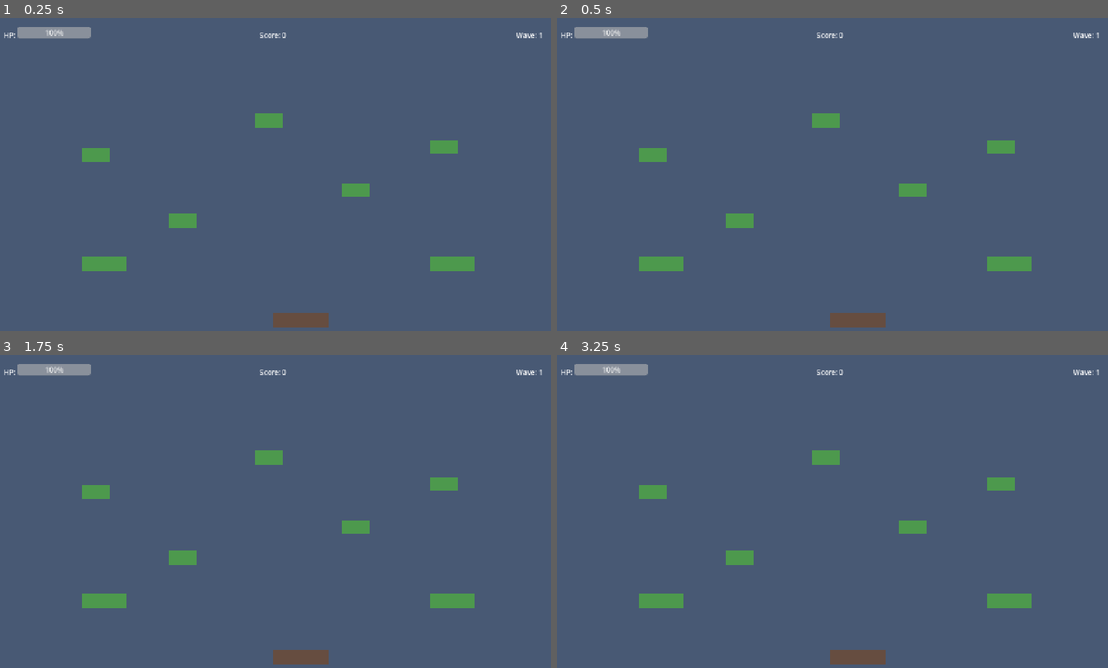
Above: before the commit, frames 1-4 (two rows, left to right).
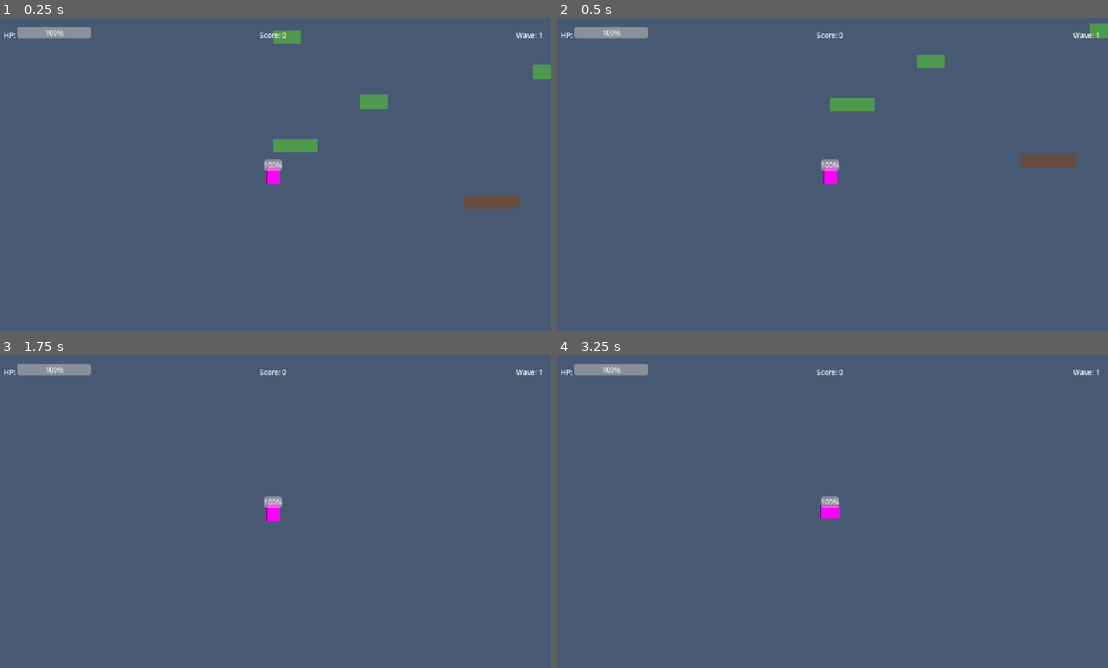
Above: after the commit, the same moments.

Repository: AkiSun/platformer-game
Game: Godot game, scene res://Main.tscn
Two runs of this game, one before a commit and one after it. Both use one fixed random seed, a clock stepped at 60 frames per second and the inputs below.
Inputs:
- Up to frame 1 (0.25 s): no input
- Up to frame 2 (0.5 s): no input
- Up to frame 3 (1.75 s): hold D (move_right) from 0.53 s (still down); tap J (attack) at 0.6 s; tap W (jump) at 0.77, 1.07, 1.52, 1.55 s; tap L (dash) at 0.8, 1.35 s; tap Enter at 1.25 s
- Up to frame 4 (3.25 s): tap W (jump) at 1.82, 2.1, 3.02 s; tap Space at 2 s; release D (move_right) at 2.03 s; hold A (move_left) 2.03-2.78 s; tap J (attack) at 2.3, 2.85 s; tap Enter at 2.75 s; hold D (move_right) from 2.78 s (still down); tap L (dash) at 3.05 s

The runs differ from the first frame. In frame 1, 3.9% of the frame differs, in the area x 14-100%, y 4-99%; in frame 2, 3.7%; in frame 3, 2.6%; in frame 4, 2.6%.
Error before the commit: Parse Error: Too many arguments for "get()" call. Expected at most 1 but received 2. (res://Main.gd:81)
Error after the commit: Invalid access to property or key 'size' on a base object of type 'CapsuleShape2D'. (res://Player.gd:197)

Commit message:
fix: 修复多个 Godot 4.x 兼容性问题
- Main.gd: 修复 get() 方法参数错误
- ParallaxBackground.gd: 修复 get_viewport_rect() 和 FillMode 枚举
- TouchButton.gd: 修复 toggle_mode 重定义和 released 信号
- Enemy.tscn: 添加缺失的 PlaceholderTexture2D 资源
- Player.tscn: 添加缺失的 PlaceholderTexture2D 资源

Diff:
--- a/Enemy.tscn
+++ b/Enemy.tscn
@@ -8,6 +8,24 @@
 
 [sub_resource type="RectangleShape2D" id="RectangleShape2D_sight"]
 size = Vector2(200, 100)
+
+[sub_resource type="PlaceholderTexture2D" id="Texture2D_enemy_idle_0"]
+size = Vector2(32, 48)
+
+[sub_resource type="PlaceholderTexture2D" id="Texture2D_enemy_walk_0"]
+size = Vector2(32, 48)
+
+[sub_resource type="PlaceholderTexture2D" id="Texture2D_enemy_run_0"]
+size = Vector2(32, 48)
+
+[sub_resource type="PlaceholderTexture2D" id="Texture2D_enemy_attack_0"]
+size = Vector2(48, 48)
+
+[sub_resource type="PlaceholderTexture2D" id="Texture2D_enemy_hurt_0"]
+size = Vector2(32, 48)
+
+[sub_resource type="PlaceholderTexture2D" id="Texture2D_enemy_dead_0"]
+size = Vector2(32, 48)
 
 [sub_resource type="SpriteFrames" id="SpriteFrames_enemy"]
 animations = [{
@@ -39,7 +57,7 @@
 "duration": 1.0,
 "texture": SubResource("Texture2D_enemy_attack_0")
 }],
-"loop": false,
+"loop": true,
 "name": &"attack",
 "speed": 5.0
 }, {
@@ -60,56 +78,31 @@
 "speed": 5.0
 }]
 
-[sub_resource type="PlaceHolderTexture2D" id="Texture2D_enemy_idle_0"]
-size = Vector2(32, 40)
-
-[sub_resource type="PlaceHolderTexture2D" id="Texture2D_enemy_walk_0"]
-size = Vector2(32, 40)
-
-[sub_resource type="PlaceHolderTexture2D" id="Texture2D_enemy_run_0"]
-size = Vector2(32, 40)
-
-[sub_resource type="PlaceHolderTexture2D" id="Texture2D_enemy_attack_0"]
-size = Vector2(40, 40)
-
-[sub_resource type="PlaceHolderTexture2D" id="Texture2D_enemy_hurt_0"]
-size = Vector2(32, 40)
-
-[sub_resource type="PlaceHolderTexture2D" id="Texture2D_enemy_dead_0"]
-size = Vector2(40, 30)
-
 [node name="Enemy" type="CharacterBody2D"]
 script = ExtResource("1_enemy")
 
 [node name="CollisionShape2D" type="CollisionShape2D" parent="."]
-position = Vector2(0, -20)
 shape = SubResource("CapsuleShape2D_enemy")
 
 [node name="AnimatedSprite2D" type="AnimatedSprite2D" parent="."]
-position = Vector2(0, -20)
 sprite_frames = SubResource("SpriteFrames_enemy")
 animation = &"idle"
 
 [node name="HealthBar" type="ProgressBar" parent="."]
 offset_left = -20.0
-offset_top = -50.0
+offset_top = -30.0
 offset_right = 20.0
-offset_bottom = -40.0
-max_value = 50.0
-value = 50.0
+offset_bottom = -25.0
 
 [node name="SightArea" type="Area2D" parent="."]
 
 [node name="CollisionShape2D" type="CollisionShape2D" parent="SightArea"]
-position = Vector2(50, -20)
 shape = SubResource("RectangleShape2D_sight")
 
 [node name="RayCastLeft" type="RayCast2D" parent="."]
-position = Vector2(-16, -20)
+position = Vector2(-16, 0)
 target_position = Vector2(-30, 0)
-enabled = true
 
 [node name="RayCastRight" type="RayCast2D" parent="."]
-position = Vector2(16, -20)
+position = Vector2(16, 0)
 target_position = Vector2(30, 0)
-enabled = true
--- a/Main.gd
+++ b/Main.gd
@@ -78,8 +78,12 @@
 
 	# 检查是否胜利（所有波次完成且没有敌人）
 	if enemy_manager:
-		var wave = enemy_manager.get("current_wave", 1)
-		var enemies_remaining = enemy_manager.get("enemies", []).size()
+		var wave = 1
+		var enemies_remaining = 0
+		if "current_wave" in enemy_manager:
+			wave = enemy_manager.current_wave
+		if "enemies" in enemy_manager and enemy_manager.enemies:
+			enemies_remaining = enemy_manager.enemies.size()
 		if wave >= total_waves and enemies_remaining == 0:
 			_on_victory()
 
--- a/ParallaxBackground.gd
+++ b/ParallaxBackground.gd
@@ -28,7 +28,7 @@
 var screen_size: Vector2
 
 func _ready() -> void:
-	screen_size = get_viewport_rect().size
+	screen_size = get_viewport().get_visible_rect().size
 	_setup_layers()
 	print("ParallaxBackground initialized")
 
@@ -82,7 +82,7 @@
 
 	var texture = GradientTexture2D.new()
 	texture.gradient = gradient
-	texture.fill = FillMode.FILL_VERTICAL
+	texture.fill = GradientTexture2D.FILL_VERTICAL
 	texture.fill_from = Vector2(0, 0)
 	texture.fill_to = Vector2(0, 1)
 	texture.width = 512
--- a/Player.tscn
+++ b/Player.tscn
@@ -1,10 +1,31 @@
-[gd_scene load_steps=7 format=3 uid="uid://player_scene"]
+[gd_scene load_steps=12 format=3 uid="uid://player_scene"]
 
 [ext_resource type="Script" path="res://Player.gd" id="1_player"]
 
 [sub_resource type="CapsuleShape2D" id="CapsuleShape2D_player"]
 radius = 16.0
 height = 48.0
+
+[sub_resource type="PlaceholderTexture2D" id="Texture2D_player_idle_0"]
+size = Vector2(32, 48)
+
+[sub_resource type="PlaceholderTexture2D" id="Texture2D_player_run_0"]
+size = Vector2(32, 48)
+
+[sub_resource type="PlaceholderTexture2D" id="Texture2D_player_jump_0"]
+size = Vector2(32, 48)
+
+[sub_resource type="PlaceholderTexture2D" id="Texture2D_player_fall_0"]
+size = Vector2(32, 48)
+
+[sub_resource type="PlaceholderTexture2D" id="Texture2D_player_dash_0"]
+size = Vector2(48, 32)
+
+[sub_resource type="PlaceholderTexture2D" id="Texture2D_player_attack_0"]
+size = Vector2(48, 48)
+
+[sub_resource type="PlaceholderTexture2D" id="Texture2D_player_climb_0"]
+size = Vector2(32, 48)
 
 [sub_resource type="SpriteFrames" id="SpriteFrames_player"]
 animations = [{
@@ -28,7 +49,7 @@
 "duration": 1.0,
 "texture": SubResource("Texture2D_player_jump_0")
 }],
-"loop": false,
+"loop": true,
 "name": &"jump",
 "speed": 5.0
 }, {
@@ -36,7 +57,7 @@
 "duration": 1.0,
 "texture": SubResource("Texture2D_player_fall_0")
 }],
-"loop": false,
+"loop": true,
 "name": &"fall",
 "speed": 5.0
 }, {
@@ -44,7 +65,7 @@
 "duration": 1.0,
 "texture": SubResource("Texture2D_player_dash_0")
 }],
-"loop": false,
+"loop": true,
 "name": &"dash",
 "speed": 5.0
 }, {
@@ -52,48 +73,37 @@
 "duration": 1.0,
 "texture": SubResource("Texture2D_player_attack_0")
 }],
-"loop": false,
+"loop": true,
 "name": &"attack",
 "speed": 5.0
+}, {
+"frames": [{
+"duration": 1.0,
+"texture": SubResource("Texture2D_player_climb_0")
+}],
+"loop": true,
+"name": &"climb",
+"speed": 5.0
 }]
-
-[sub_resource type="PlaceHolderTexture2D" id="Texture2D_player_idle_0"]
-size = Vector2(32, 48)
-
-[sub_resource type="PlaceHolderTexture2D" id="Texture2D_player_run_0"]
-size = Vector2(32, 48)
-
-[sub_resource type="PlaceHolderTexture2D" id="Texture2D_player_jump_0"]
-size = Vector2(32, 48)
-
-[sub_resource type="PlaceHolderTexture2D" id="Texture2D_player_fall_0"]
-size = Vector2(32, 48)
-
-[sub_resource type="PlaceHolderTexture2D" id="Texture2D_player_dash_0"]
-size = Vector2(48, 32)
-
-[sub_resource type="PlaceHolderTexture2D" id="Texture2D_player_attack_0"]
-size = Vector2(48, 48)
 
 [node name="Player" type="CharacterBody2D"]
 script = ExtResource("1_player")
 
 [node name="CollisionShape2D" type="CollisionShape2D" parent="."]
-position = Vector2(0, -24)
 shape = SubResource("CapsuleShape2D_player")
 
 [node name="AnimatedSprite2D" type="AnimatedSprite2D" parent="."]
-position = Vector2(0, -24)
 sprite_frames = SubResource("SpriteFrames_player")
 animation = &"idle"
 
+[node name="Camera2D" type="Camera2D" parent="."]
+
 [node name="HealthBar" type="ProgressBar" parent="."]
-offset_left = -30.0
-offset_top = -60.0
-offset_right = 30.0
-offset_bottom = -50.0
-max_value = 100.0
-value = 100.0
+offset_left = -20.0
+offset_top = -35.0
+offset_right = 20.0
+offset_bottom = -30.0
 
-[node name="Camera2D" type="Camera2D" parent="."]
-position = Vector2(0, -200)
+[node name="AttackArea" type="Area2D" parent="."]
+
+[node name="CollisionShape2D" type="CollisionShape2D" parent="AttackArea"]
--- a/TouchButton.gd
+++ b/TouchButton.gd
@@ -8,7 +8,7 @@
 @export var action_name: String = ""
 
 ## 按钮是否切换状态（按下=按下，松开=松开）
-@export var toggle_mode: bool = true
+@export var is_toggle_mode: bool = true
 
 ## 按钮是否可见（调试用）
 @export var debug_visible: bool = true
@@ -24,7 +24,7 @@
 
 	# 连接信号
 	pressed.connect(_on_button_pressed)
-	released.connect(_on_button_released)
+	button_up.connect(_on_button_released)
 
 	# 确保动作存在
 	if action_name and not InputMap.has_action(action_name):
@@ -36,6 +36,6 @@
 		modulate.a = pressed_opacity
 
 func _on_button_released() -> void:
-	if action_name and toggle_mode:
+	if action_name and is_toggle_mode:
 		Input.action_release(action_name)
 		modulate.a = original_opacity
Not shown, added: DefeatScreen.gd.uid
Not shown, added: Enemy.gd.uid
Not shown: 1 places in Enemy.tscn that only renumber resources
Not shown, added: EnemyManager.gd.uid
Not shown, added: GameUI.gd.uid
Not shown, added: Ladder.gd.uid
Not shown, added: Main.gd.uid
Not shown, added: ParallaxBackground.gd.uid
Not shown, added: Platform.gd.uid
Not shown, added: Player.gd.uid
Not shown, added: TileMap.gd.uid
Not shown, added: TouchButton.gd.uid
(and 7 more such lines)
